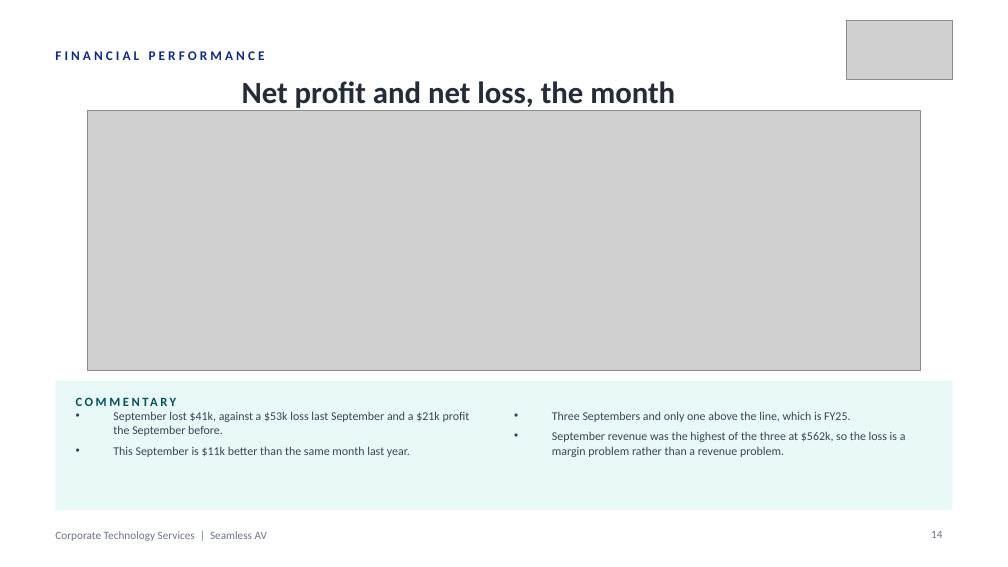
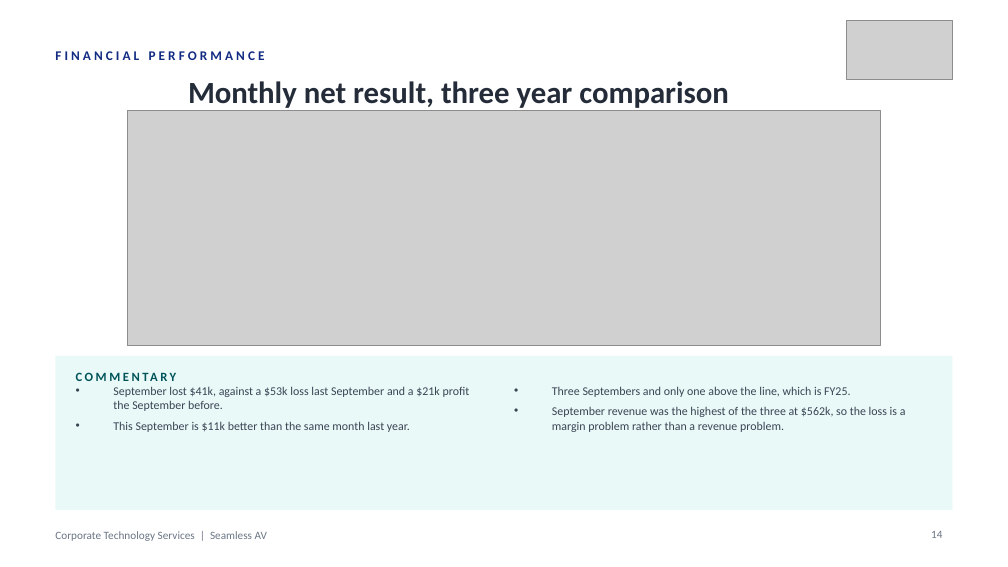
Before and after one commit to WesleyNelson-O33/Claude, a slide deck: slide 14 of deck/CTS Monthly Business Review - 30092026.pptx. Drawn at 1008x567 pixels with LibreOffice and Linux fonts; fonts in the diff are those of the drawing; grey boxes stand for pictures. Boxes give left, top, right and bottom in pixels: in the first picture for what was removed or moved away, otherwise in the second. Text is boxed around its words. In the diff, an @@ line names an element or a change of style, - is before the commit and + after.

```diff
--- a/deck/CTS Monthly Business Review - 30092026.pptx
+++ b/deck/CTS Monthly Business Review - 30092026.pptx
@@ text at (188,81,729,111): text changed @@
-Net profit and net loss, the month
+Monthly net result, three year comparison
@@ picture: place and size @@
-picture at (88,111,921,371)
+picture at (127,111,880,346)
@@ rectangle: place and size @@
-rectangle at (55,381,953,510)
+rectangle at (55,356,953,510)
@@ text "September lost $41k, against a ...": place and size @@
-text "September lost $41k, against a ..." at (113,411,470,457)
+text "September lost $41k, against a ..." at (113,386,470,432)
@@ text "COMMENTARY": place and size @@
-text "COMMENTARY" at (76,389,378,414)
+text "COMMENTARY" at (76,364,378,389)
@@ text "Three Septembers and only one ...": place and size @@
-text "Three Septembers and only one ..." at (552,411,906,457)
+text "Three Septembers and only one ..." at (552,386,906,432)
```
Also in this commit, not shown: 36 other slides changed, 3 other files.
